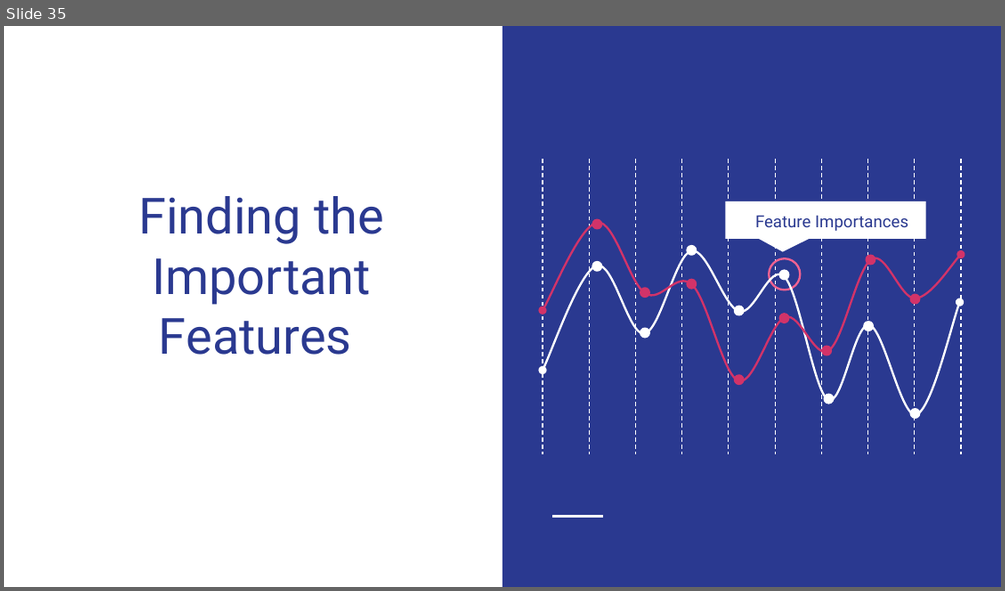
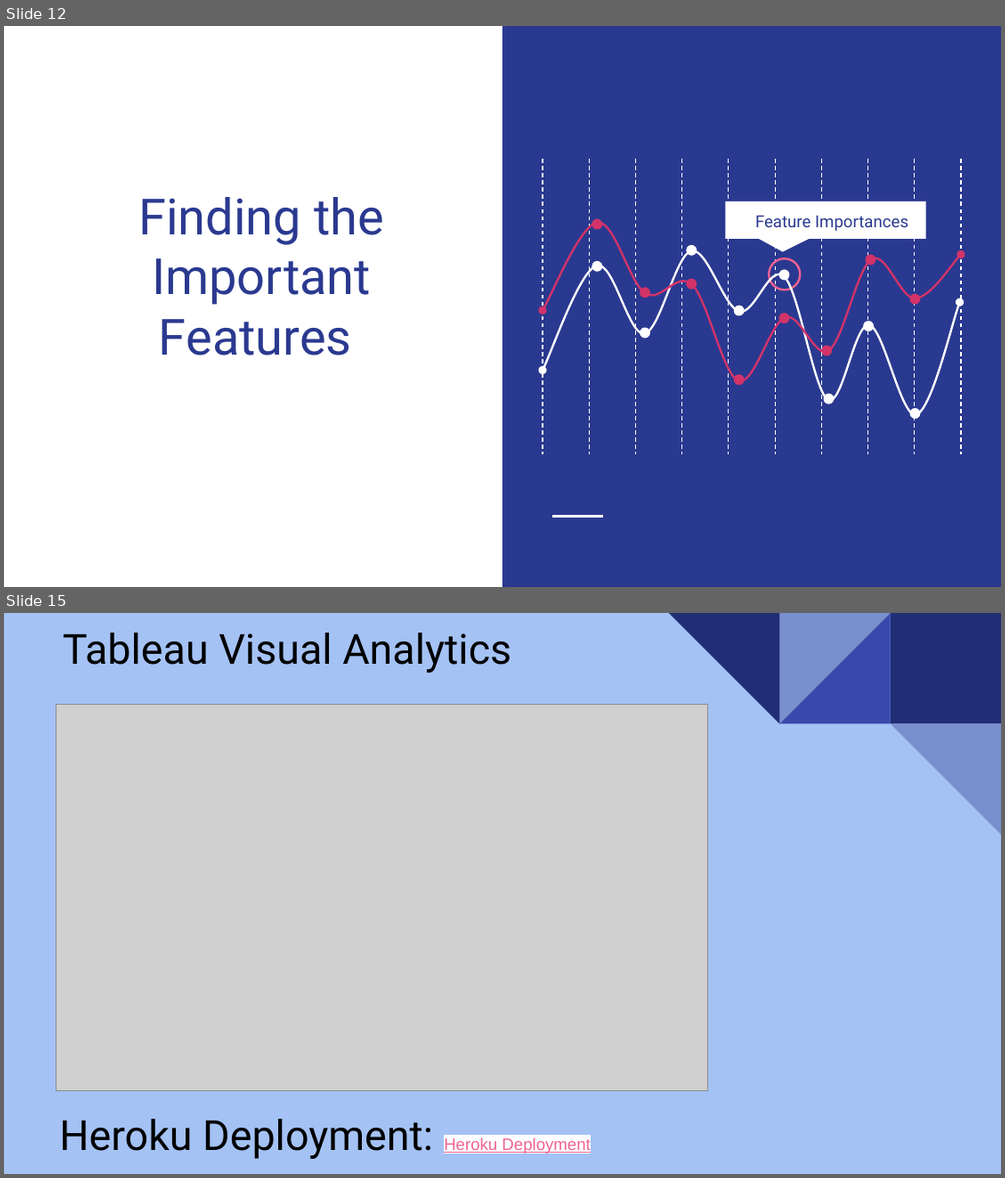
Before and after one commit to uzmabb182/Heroku-outcome-prediction, a slide deck: static/presentation/final_project_presentation_slides.pptx. Shown one above the other, each under a label of ours: slide 35 before the commit, slides 12 and 15 after it; the slides between them are not shown. The pictures are 1005x591 and 1005x1178 pixels, drawn with LibreOffice and Linux fonts; fonts in the diff are those of the drawing; grey boxes stand for pictures. Boxes give left, top, right and bottom in pixels: in the first picture for what was removed or moved away, otherwise in the second. Text is boxed around its words. In the diff, an @@ line names an element or a change of style, - is before the commit and + after.

```diff
--- a/static/presentation/final_project_presentation_slides.pptx
+++ b/static/presentation/final_project_presentation_slides.pptx
@@ slide 15 added at [4, 613, 1001, 1174], background #A4C2F4 @@
@@ text added at [63, 633, 511, 673], 30 pt, text #000000 @@
+Tableau Visual Analytics
@@ picture added at [56, 705, 707, 1090] @@
@@ group added at [669, 613, 1001, 835]: 4 right triangles, 1 rectangle @@
@@ text added at [59, 1119, 590, 1159], 30 pt, text #000000 @@
+Heroku Deployment: Heroku Deployment
@@ what was slide 35 is now slide 12 @@
```
Also in this commit, not shown: 4 slides changed, 8 other slides added, 33 slides removed, 1 other file.
